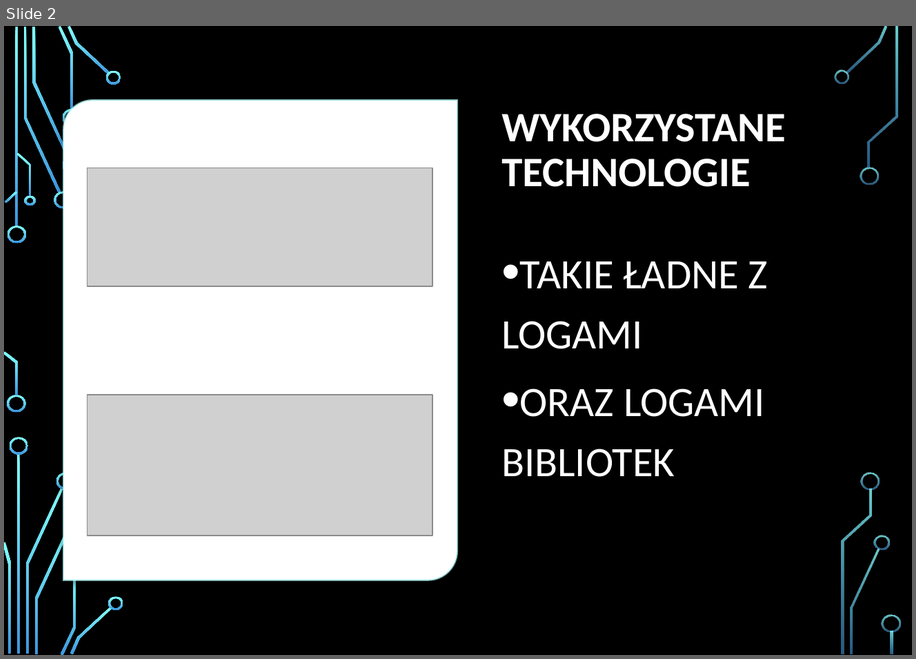
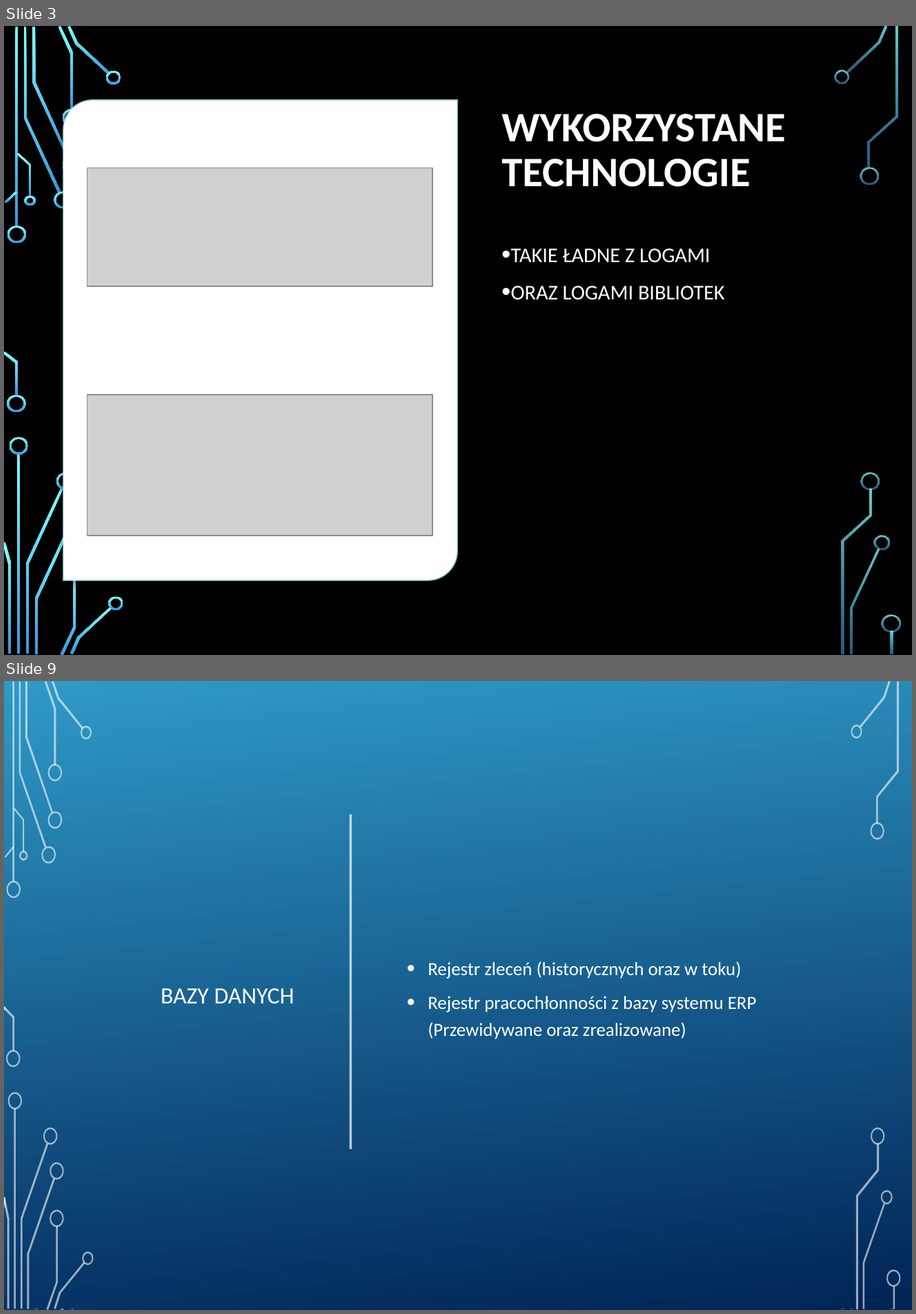
Before and after one commit to wszczawinski/DS_final_project, a slide deck: Analiza obciążenia przedsiębiorstwa produkcyjnego.pptx. Shown one above the other, each under a label of ours: slide 2 before the commit, slides 3 and 9 after it; the slides between them are not shown. The pictures are 916x659 and 916x1314 pixels, drawn with LibreOffice and Linux fonts; fonts in the diff are those of the drawing; grey boxes stand for pictures; background and template pictures are left out. Boxes give left, top, right and bottom in pixels: in the first picture for what was removed or moved away, otherwise in the second. Text is boxed around its words. In the diff, an @@ line names an element or a change of style, - is before the commit and + after.

```diff
--- a/Analiza obciążenia przedsiębiorstwa produkcyjnego.pptx
+++ b/Analiza obciążenia przedsiębiorstwa produkcyjnego.pptx
@@ slide 9 added at (4, 681, 912, 1310), background picture (left out); not listed: 36 template elements that a slide beside it also shows @@
@@ rectangle added at (5, 681, 912, 1308), fill gradient #3198C9 to #002456 @@
@@ line added from (351, 814) to (351, 1149), #FFFFFF 2 pt @@
@@ text added at (428, 961, 757, 1039), 16 pt, text #FFFFFF @@
+• Rejestr zleceń (historycznych oraz w toku)
+• Rejestr pracochłonności z bazy systemu ERP (Przewidywane oraz zrealizowane)
@@ title added at (161, 988, 294, 1004), 20 pt, text #FFFFFF @@
+BAZY DANYCH
@@ group added at (4, 681, 94, 1310): 24 freeform shapes, 2 rectangles @@
@@ group added at (851, 681, 901, 1309): 9 freeform shapes, 1 rectangle @@
@@ what was slide 2 is now slide 3 @@
@@ slide 3 changed as well @@
@@ text "TAKIE ŁADNE Z LOGAMI" at (511, 248, 725, 300): size 36 to 18 pt @@
```
Also in this commit, not shown: 3 other slides changed, 8 other slides added, 1 slide removed.
